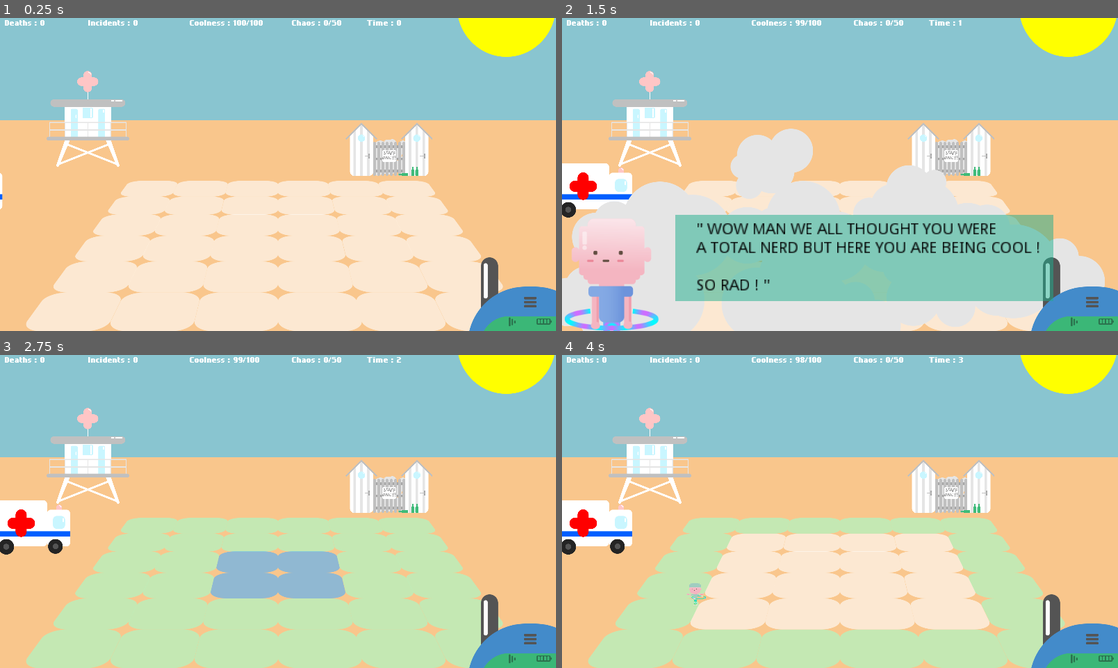
Above: before the commit, frames 1-4 (two rows, left to right).
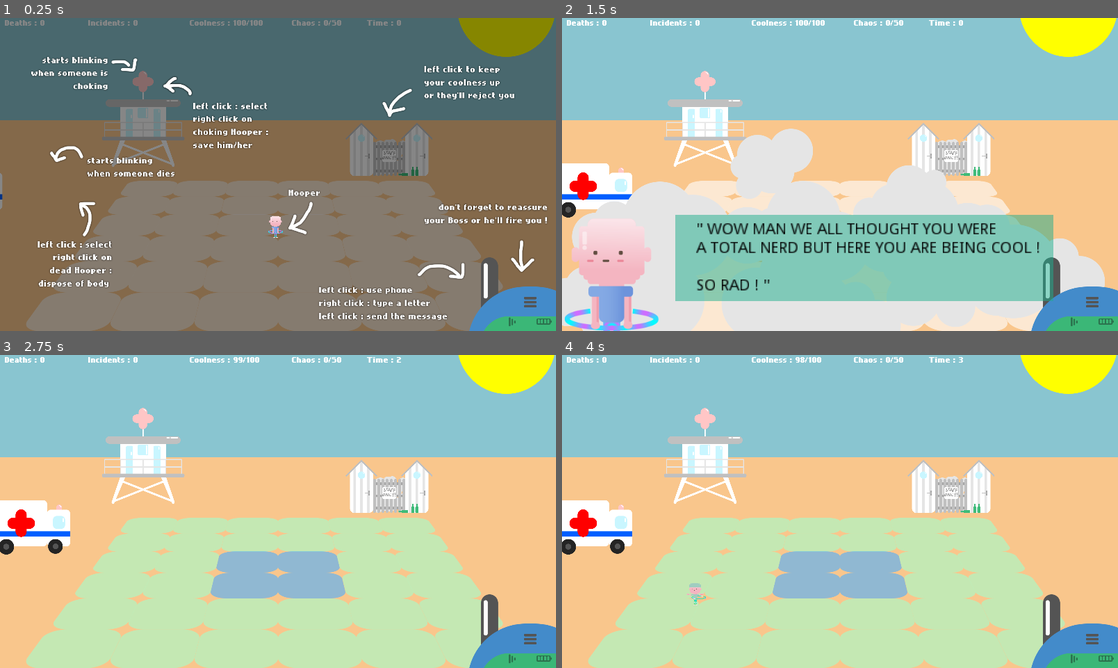
Above: after the commit, the same moments.

Repository: GuaranteedTrainwreck/LD47
Game: Godot game, scene res://Scenes/World/World.tscn
The game is run twice, just before and just after one commit, with the same random seed, the same clock (stepped at 60 frames per second) and the same inputs.
Inputs (mouse positions are in pixels of both pictures, inside the frame that each line leads up to):
- Up to frame 1 (0.25 s): no input
- Up to frame 2 (1.5 s): move the mouse to (650, 118) at 0.52 s; hold Right mouse button (player_action) 0.53-1.28 s; click (650, 118) at 0.8 s; move the mouse to (951, 146) at 1.27 s; click (951, 146) at 1.35 s
- Up to frame 3 (2.75 s): right-click (389, 483) at 1.55 s; move the mouse to (27, 527) at 2.02 s; hold Right mouse button (player_action) from 2.03 s (still down); click (27, 527) at 2.3 s
- Up to frame 4 (4 s): move the mouse to (812, 574) at 2.77 s; release Right mouse button (player_action) at 2.78 s; click (812, 574) at 2.85 s; right-click (812, 574) at 3.05 s; tap Enter at 3.5 s; move the mouse to (695, 592) at 3.52 s; hold Right mouse button (player_action) from 3.53 s (still down); click (695, 592) at 3.8 s

The runs differ from the first frame. In frame 1, 98% of the frame differs, in the area x 0-100%, y 0-100%; in frame 2, 3.2%; in frame 3, 3.1%; in frame 4, 17%.

Commit message:
tuto done

Diff:
--- /dev/null
+++ b/Scenes/Tuto/Tuto.gd
@@ -0,0 +1,22 @@
+extends StaticBody2D
+
+
+# Declare member variables here. Examples:
+# var a = 2
+# var b = "text"
+
+
+# Called when the node enters the scene tree for the first time.
+func _ready():
+	pass # Replace with function body.
+
+
+# Called every frame. 'delta' is the elapsed time since the previous frame.
+#func _process(delta):
+#	pass
+
+func _on_Tuto_input_event(_viewport, event, _shape_idx):
+	print("test")
+	if event.is_action_pressed("player_action") or event.is_action_pressed("player_select"):
+		get_parent().timer.start()
+		self.queue_free()
--- /dev/null
+++ b/Scenes/Tuto/Tuto.tscn
@@ -0,0 +1,67 @@
+[gd_scene load_steps=13 format=2]
+
+[ext_resource path="res://Assets/Tuto/1.png" type="Texture" id=1]
+[ext_resource path="res://Assets/Tuto/2.png" type="Texture" id=2]
+[ext_resource path="res://Assets/Tuto/5.png" type="Texture" id=3]
+[ext_resource path="res://Assets/Tuto/4.png" type="Texture" id=4]
+[ext_resource path="res://Assets/Tuto/8.png" type="Texture" id=5]
+[ext_resource path="res://Assets/Tuto/3.png" type="Texture" id=6]
+[ext_resource path="res://Assets/Tuto/7.png" type="Texture" id=7]
+[ext_resource path="res://Assets/Tuto/6+.png" type="Texture" id=8]
+[ext_resource path="res://Scenes/Tuto/Tuto.gd" type="Script" id=9]
+[ext_resource path="res://Assets/Hoopers/Hooper1/hoopersTemp.png" type="Texture" id=10]
+[ext_resource path="res://Assets/Tuto/back.png" type="Texture" id=11]
+
+[sub_resource type="RectangleShape2D" id=1]
+extents = Vector2( 960, 540 )
+
+[node name="Tuto" type="StaticBody2D"]
+input_pickable = true
+script = ExtResource( 9 )
+
+[node name="back" type="Sprite" parent="."]
+modulate = Color( 1, 1, 1, 0.470588 )
+position = Vector2( 960, 540 )
+texture = ExtResource( 11 )
+
+[node name="1" type="Sprite" parent="."]
+position = Vector2( 291.296, 191.32 )
+texture = ExtResource( 1 )
+
+[node name="2" type="Sprite" parent="."]
+position = Vector2( 744.77, 326.015 )
+texture = ExtResource( 2 )
+
+[node name="3" type="Sprite" parent="."]
+position = Vector2( 387.827, 494.384 )
+texture = ExtResource( 6 )
+
+[node name="4" type="Sprite" parent="."]
+position = Vector2( 257.622, 781.735 )
+texture = ExtResource( 4 )
+
+[node name="5" type="Sprite" parent="."]
+position = Vector2( 1050.08, 669.488 )
+texture = ExtResource( 3 )
+
+[node name="6+" type="Sprite" parent="."]
+position = Vector2( 1353.14, 943.369 )
+texture = ExtResource( 8 )
+
+[node name="7" type="Sprite" parent="."]
+position = Vector2( 1678.66, 759.285 )
+texture = ExtResource( 7 )
+
+[node name="8" type="Sprite" parent="."]
+position = Vector2( 1548.45, 254.177 )
+texture = ExtResource( 5 )
+
+[node name="CollisionShape2D" type="CollisionShape2D" parent="."]
+position = Vector2( 960, 540 )
+shape = SubResource( 1 )
+
+[node name="hoopersTemp" type="Sprite" parent="."]
+position = Vector2( 951.069, 721.439 )
+scale = Vector2( 0.3, 0.3 )
+texture = ExtResource( 10 )
+[connection signal="input_event" from="." to="." method="_on_Tuto_input_event"]
--- a/Scenes/World/World.tscn
+++ b/Scenes/World/World.tscn
@@ -18,6 +18,7 @@
 [ext_resource path="res://Assets/Fonts/nokiafc22.ttf" type="DynamicFontData" id=16]
 [ext_resource path="res://Assets/Background/dancefloor3.png" type="Texture" id=17]
 [ext_resource path="res://Assets/Background/dancefloor1.png" type="Texture" id=18]
+[ext_resource path="res://Scenes/Tuto/Tuto.tscn" type="PackedScene" id=19]
 
 [sub_resource type="DynamicFont" id=1]
 size = 25
@@ -346,7 +347,7 @@
 }
 
 [node name="Infirmary" parent="." instance=ExtResource( 1 )]
-position = Vector2( 304, 368 )
+position = Vector2( 494.818, 368 )
 
 [node name="Staffcabin" parent="." instance=ExtResource( 3 )]
 position = Vector2( 1344, 464 )
@@ -359,4 +360,6 @@
 position = Vector2( 104, 592 )
 
 [node name="GlobalTimer" type="Timer" parent="."]
+
+[node name="Tuto" parent="." instance=ExtResource( 19 )]
 [connection signal="timeout" from="GlobalTimer" to="." method="_on_GlobalTimer_timeout"]
--- a/Scripts/World/World.gd
+++ b/Scripts/World/World.gd
@@ -50,7 +50,6 @@
 
 #	init timer
 	timer.set_wait_time(1)
-	timer.start()
 
 #AT RUNTIME
 func _physics_process(_delta):
Binary file added: Assets/Tuto/1.png
Not shown, added: Assets/Tuto/1.png.import
Binary file added: Assets/Tuto/2.png
Not shown, added: Assets/Tuto/2.png.import
Binary file added: Assets/Tuto/3.png
Not shown, added: Assets/Tuto/3.png.import
Binary file added: Assets/Tuto/4.png
Not shown, added: Assets/Tuto/4.png.import
Binary file added: Assets/Tuto/5.png
Not shown, added: Assets/Tuto/5.png.import
Binary file added: Assets/Tuto/6+.png
Not shown, added: Assets/Tuto/6+.png.import
(and 9 more such lines)
